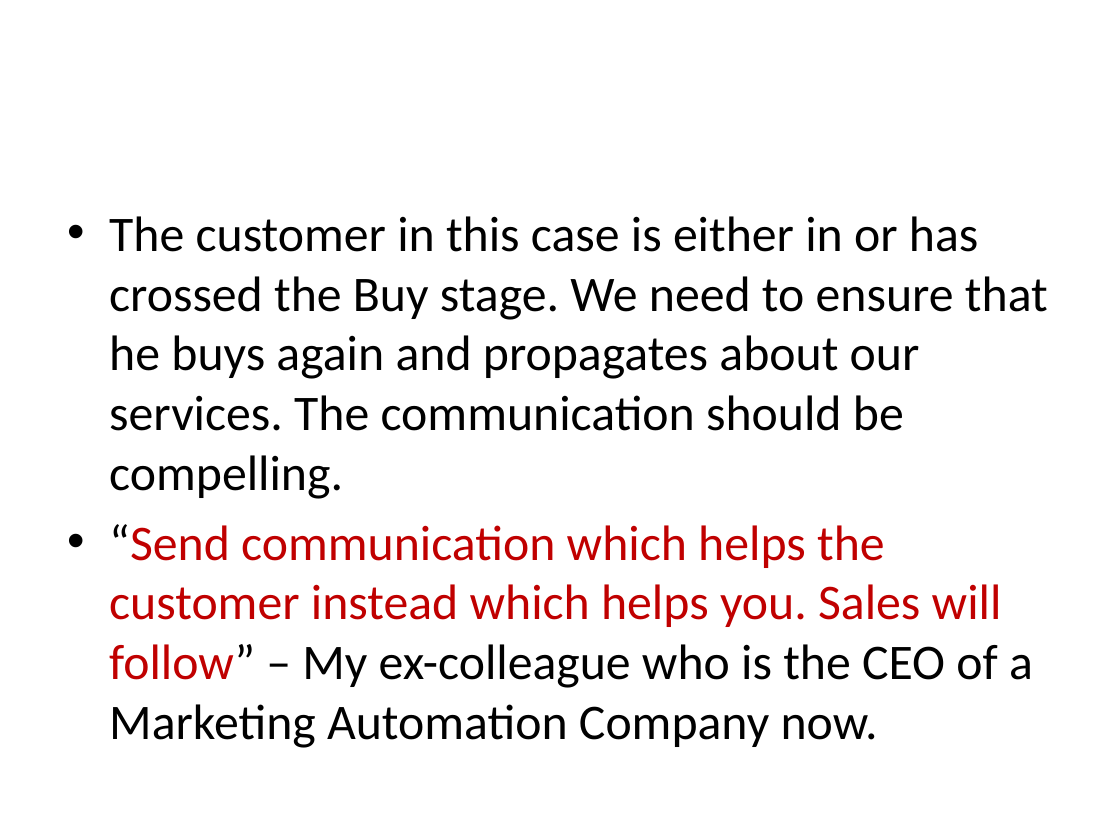
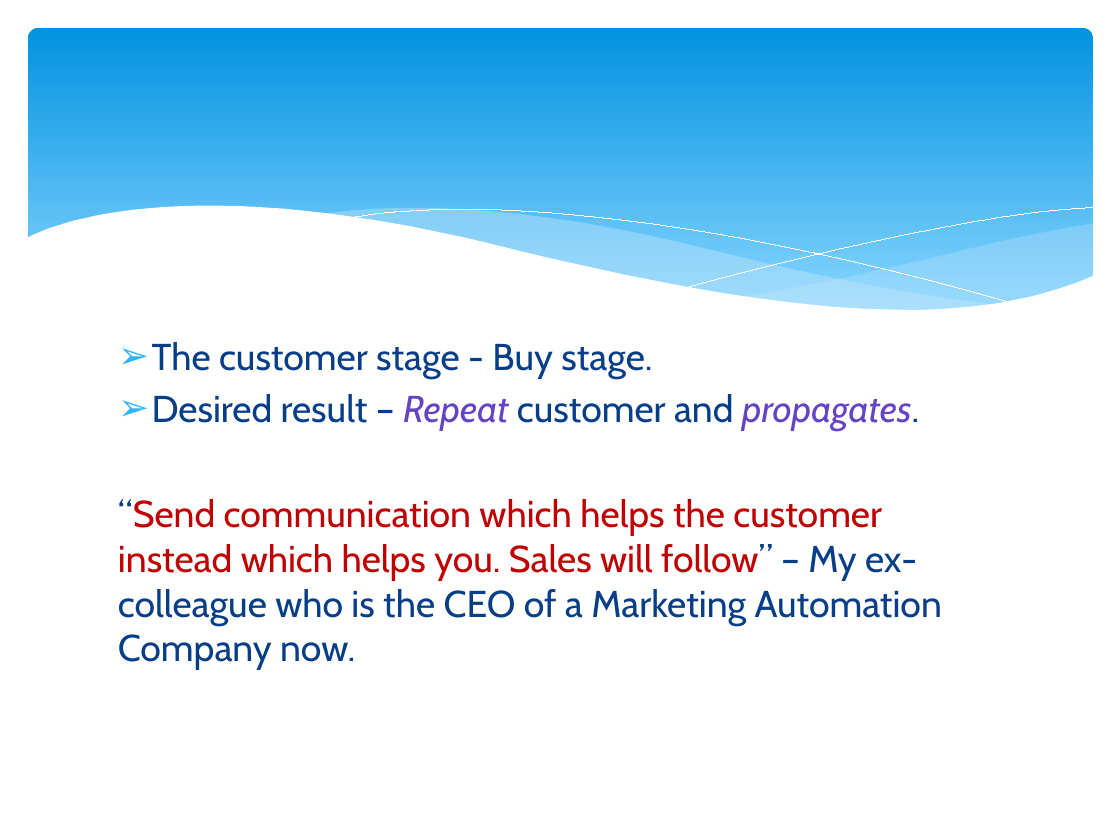
Before and after one commit to mausamiibs/mausamiibs.github.io, a slide deck: slide 10 of Marketing Automation for Network4cars.pptx (slide 9 before the commit). Drawn at 1120x840 pixels with LibreOffice and Linux fonts; fonts in the diff are those of the drawing. Boxes give left, top, right and bottom in pixels: in the first picture for what was removed or moved away, otherwise in the second. Text is boxed around its words. In the diff, an @@ line names an element or a change of style, - is before the commit and + after.

```diff
--- a/Marketing Automation for Network4cars.pptx
+++ b/Marketing Automation for Network4cars.pptx
@@ rounded rectangle added at [28,28,1093,330], fill gradient #0293E0 to #83D3FE @@
@@ group added at [26,206,1094,368]: 5 freeform shapes @@
@@ text "The customer stage - Buy ...": place and size @@
-text "The customer stage - Buy ..." at [109,216,1048,748]
+text "The customer stage - Buy ..." at [118,342,942,670]
@@ text at [152,342,919,431]: text changed; size 32 to 24 pt; font Calibri to Cabin; text colour #000000 to #073E87 @@
-• The customer in this case is either in or has crossed the Buy stage. We need to ensure that he buys again and propagates about our services. The communication should be compelling.
+➢ The customer stage - Buy stage.
+➢ Desired result – Repeat customer and propagates.
@@ text at [118,499,942,670]: size 32 to 24 pt, font Calibri to Cabin in "“Send communication which helps the customer instead ..."; text colour #000000 to #073E87 in "“Send follow” – My ex-colleague who is ..."; bullet • to none; less space between paragraphs @@
```
Also in this commit, not shown: 17 other slides changed, 3 slides added.
